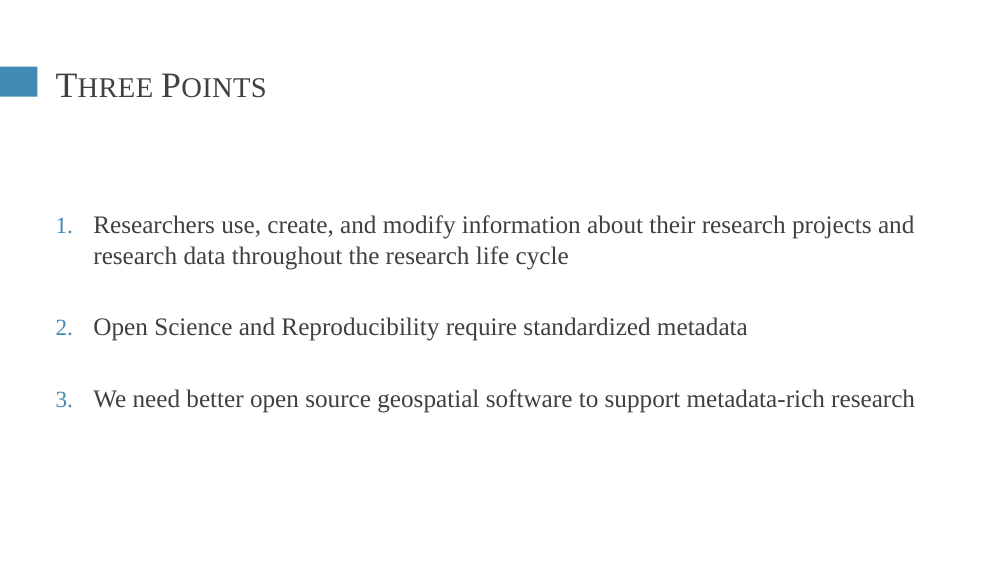
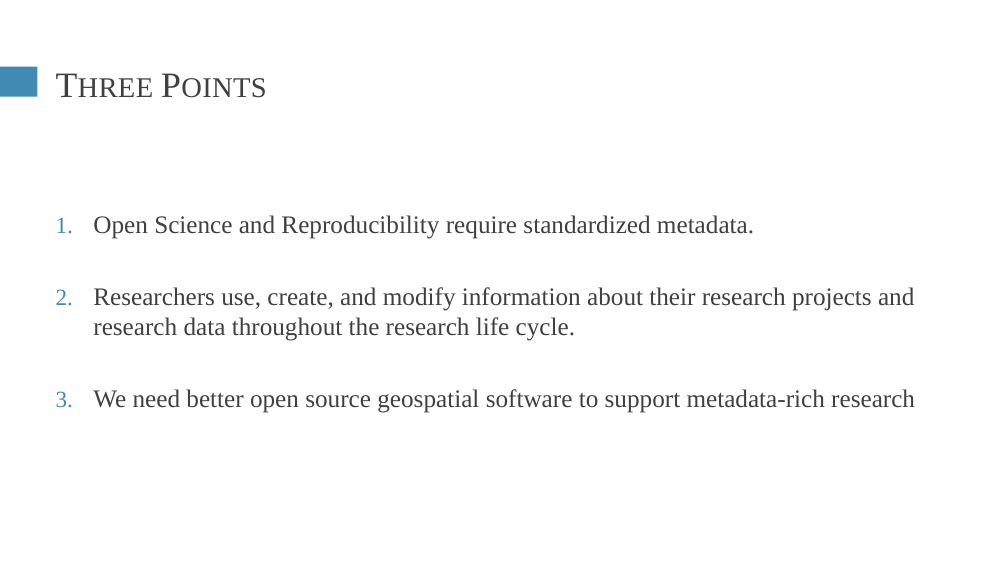
Before and after one commit to HEGSRR/CP-foss4g-2022-metadata, a slide deck: slide 4 of slides/Holler-FOSS4G-2022.pptx. Drawn at 1008x567 pixels with LibreOffice and Linux fonts; fonts in the diff are those of the drawing. Boxes give left, top, right and bottom in pixels: in the first picture for what was removed or moved away, otherwise in the second. Text is boxed around its words. In the diff, an @@ line names an element or a change of style, - is before the commit and + after.

```diff
--- a/slides/Holler-FOSS4G-2022.pptx
+++ b/slides/Holler-FOSS4G-2022.pptx
@@ text at [93,215,914,341]: text changed @@
-1. Researchers use, create, and modify information about their research projects and research data throughout the research life cycle
-2. Open Science and Reproducibility require standardized metadata
+1. Open Science and Reproducibility require standardized metadata.
+2. Researchers use, create, and modify information about their research projects and research data throughout the research life cycle.
```
Also in this commit, not shown: 4 other slides changed, 5 slides added, 2 other files.
